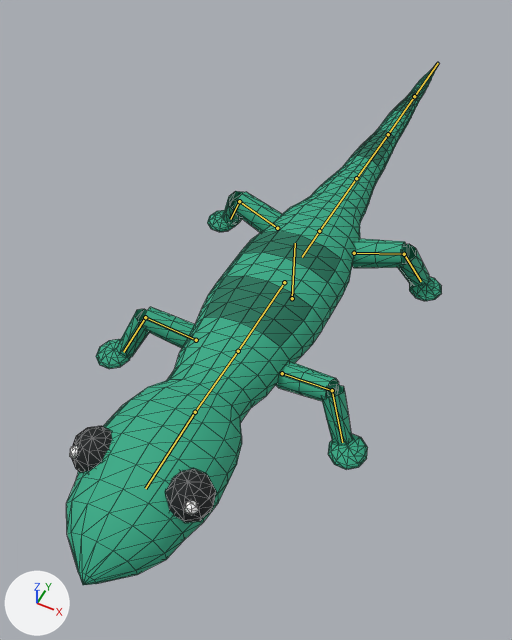
A saved change to the glTF model src/assets/lizard.glb.
Camera for both pictures: a 50 mm camera at (0.0356, -0.0867, 0.0984) aimed at (-0.0057, -0.0041, -0.0048). The lights are fixed; the arrows at lower left show +X, +Y and +Z. The older version comes first. The bones that bend it are drawn over the model as lines. Mesh edges are drawn as thin lines.

Names of what the first picture shows: 'LizardBody'.
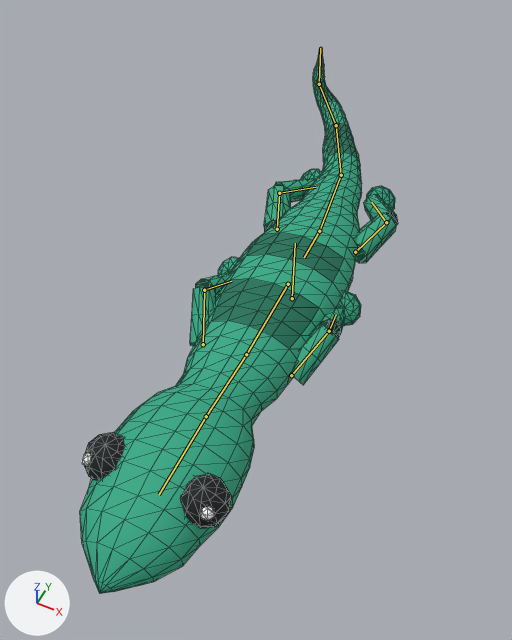
The newer file adds an action. The first version stands in its rest pose; the second is drawn at frame 4 of the action 'swim'.

Scene script edits in JSON lines:
```json
{"block": "bone_hips", "where": "bone_hips = bpy.data.objects['Lizard'].pose.bones['hips']  # child of 'root'"}
{"op": "set", "path": "bone_hips.rotation_quaternion", "old": "(1.0, 0.0, 0.0, 0.0)", "new": "(1.0, 0.0, 0.0, -0.023)", "note": "degrees (0, 0, 0) -> degrees (0, 0, -3)"}
{"block": "bone_neck", "where": "bone_neck = bpy.data.objects['Lizard'].pose.bones['neck']  # child of 'chest'"}
{"op": "set", "path": "bone_neck.rotation_quaternion", "old": "(1.0, 0.0, 0.0, 0.0)", "new": "(1.0, 0.0, 0.0, 0.011)", "note": "degrees (0, 0, 0) -> degrees (0, 0, 1)"}
{"block": "bone_upper_front_l", "where": "bone_upper_front_l = bpy.data.objects['Lizard'].pose.bones['upper_front_L']  # child of 'chest'"}
{"op": "set", "path": "bone_upper_front_l.rotation_quaternion", "old": "(1.0, 0.0, 0.0, 0.0)", "new": "(0.823, 0.062, 0.042, 0.563)", "note": "degrees (0, 0, 0) -> degrees (9, 0, 69)"}
{"block": "bone_lower_front_l", "where": "bone_lower_front_l = bpy.data.objects['Lizard'].pose.bones['lower_front_L']  # child of 'upper_front_L'"}
{"op": "set", "path": "bone_lower_front_l.rotation_quaternion", "old": "(1.0, 0.0, 0.0, 0.0)", "new": "(0.825, 0.565, 0.0, 0.0)", "note": "degrees (0, 0, 0) -> degrees (69, 0, 0)"}
{"block": "bone_upper_front_r", "where": "bone_upper_front_r = bpy.data.objects['Lizard'].pose.bones['upper_front_R']  # child of 'chest'"}
{"op": "set", "path": "bone_upper_front_r.rotation_quaternion", "old": "(1.0, 0.0, 0.0, 0.0)", "new": "(0.823, 0.062, -0.042, -0.563)", "note": "degrees (0, 0, 0) -> degrees (9, 0, -69)"}
{"block": "bone_lower_front_r", "where": "bone_lower_front_r = bpy.data.objects['Lizard'].pose.bones['lower_front_R']  # child of 'upper_front_R'"}
{"op": "set", "path": "bone_lower_front_r.rotation_quaternion", "old": "(1.0, 0.0, 0.0, 0.0)", "new": "(0.825, 0.565, 0.0, 0.0)", "note": "degrees (0, 0, 0) -> degrees (69, 0, 0)"}
{"block": "bone_tail1", "where": "bone_tail1 = bpy.data.objects['Lizard'].pose.bones['tail1']  # child of 'hips'"}
{"op": "set", "path": "bone_tail1.rotation_quaternion", "old": "(1.0, 0.0, 0.0, 0.0)", "new": "(0.998, 0.0, 0.0, 0.063)", "note": "degrees (0, 0, 0) -> degrees (0, 0, 7)"}
{"block": "bone_tail2", "where": "bone_tail2 = bpy.data.objects['Lizard'].pose.bones['tail2']  # child of 'tail1'"}
{"op": "set", "path": "bone_tail2.rotation_quaternion", "old": "(1.0, 0.0, 0.0, 0.0)", "new": "(0.991, 0.0, 0.0, 0.132)", "note": "degrees (0, 0, 0) -> degrees (0, 0, 15)"}
{"block": "bone_tail3", "where": "bone_tail3 = bpy.data.objects['Lizard'].pose.bones['tail3']  # child of 'tail2'"}
{"op": "set", "path": "bone_tail3.rotation_quaternion", "old": "(1.0, 0.0, 0.0, 0.0)", "new": "(0.997, 0.0, 0.0, 0.082)", "note": "degrees (0, 0, 0) -> degrees (0, 0, 9)"}
{"block": "bone_tail4", "where": "bone_tail4 = bpy.data.objects['Lizard'].pose.bones['tail4']  # child of 'tail3'"}
{"op": "set", "path": "bone_tail4.rotation_quaternion", "old": "(1.0, 0.0, 0.0, 0.0)", "new": "(0.994, 0.0, 0.0, -0.11)", "note": "degrees (0, 0, 0) -> degrees (0, 0, -13)"}
{"block": "bone_upper_hind_l", "where": "bone_upper_hind_l = bpy.data.objects['Lizard'].pose.bones['upper_hind_L']  # child of 'hips'"}
{"op": "set", "path": "bone_upper_hind_l.rotation_quaternion", "old": "(1.0, 0.0, 0.0, 0.0)", "new": "(0.863, -0.065, -0.038, 0.5)", "note": "degrees (0, 0, 0) -> degrees (-9, 0, 60)"}
{"block": "bone_lower_hind_l", "where": "bone_lower_hind_l = bpy.data.objects['Lizard'].pose.bones['lower_hind_L']  # child of 'upper_hind_L'"}
{"op": "set", "path": "bone_lower_hind_l.rotation_quaternion", "old": "(1.0, 0.0, 0.0, 0.0)", "new": "(0.825, 0.565, 0.0, 0.0)", "note": "degrees (0, 0, 0) -> degrees (69, 0, 0)"}
{"block": "bone_upper_hind_r", "where": "bone_upper_hind_r = bpy.data.objects['Lizard'].pose.bones['upper_hind_R']  # child of 'hips'"}
{"op": "set", "path": "bone_upper_hind_r.rotation_quaternion", "old": "(1.0, 0.0, 0.0, 0.0)", "new": "(0.863, -0.065, 0.038, -0.5)", "note": "degrees (0, 0, 0) -> degrees (-9, 0, -60)"}
{"block": "bone_lower_hind_r", "where": "bone_lower_hind_r = bpy.data.objects['Lizard'].pose.bones['lower_hind_R']  # child of 'upper_hind_R'"}
{"op": "set", "path": "bone_lower_hind_r.rotation_quaternion", "old": "(1.0, 0.0, 0.0, 0.0)", "new": "(0.825, 0.565, 0.0, 0.0)", "note": "degrees (0, 0, 0) -> degrees (69, 0, 0)"}
```

Location of each change, (x1, y1, x2, y2) in pixels of the pictures (512 x 640 px):
```json
{"object": "LizardBody", "change": "posed", "before": [66, 62, 442, 585], "after": [80, 47, 398, 594], "on screen": "15% narrower"}
{"bone": "hips", "before": "(319, 231) to (302, 257)", "after": "(319, 231) to (304, 257)"}
{"bone": "neck", "before": "(238, 351) to (195, 412)", "after": "(246, 354) to (206, 416)"}
{"bone": "upper_front_L", "before": "(282, 373) to (332, 390)", "after": "(291, 375) to (329, 331)"}
{"bone": "lower_front_L", "before": "(332, 390) to (342, 442)", "after": "(329, 331) to (336, 314)"}
{"bone": "upper_front_R", "before": "(196, 340) to (145, 317)", "after": "(203, 344) to (204, 290)"}
{"bone": "lower_front_R", "before": "(145, 317) to (123, 352)", "after": "(204, 290) to (231, 281)"}
{"bone": "tail1", "before": "(319, 231) to (356, 178)", "after": "(319, 231) to (341, 175)"}
{"bone": "tail2", "before": "(356, 178) to (388, 134)", "after": "(341, 175) to (336, 125)"}
{"bone": "tail3", "before": "(388, 134) to (414, 96)", "after": "(336, 125) to (319, 84)"}
{"bone": "tail4", "before": "(414, 96) to (438, 63)", "after": "(319, 84) to (320, 48)"}
{"bone": "upper_hind_L", "before": "(354, 253) to (404, 254)", "after": "(355, 252) to (386, 222)"}
{"bone": "lower_hind_L", "before": "(404, 254) to (421, 281)", "after": "(386, 222) to (371, 202)"}
{"bone": "upper_hind_R", "before": "(277, 228) to (239, 201)", "after": "(277, 229) to (279, 193)"}
{"bone": "lower_hind_R", "before": "(239, 201) to (230, 219)", "after": "(279, 193) to (316, 187)"}
```
